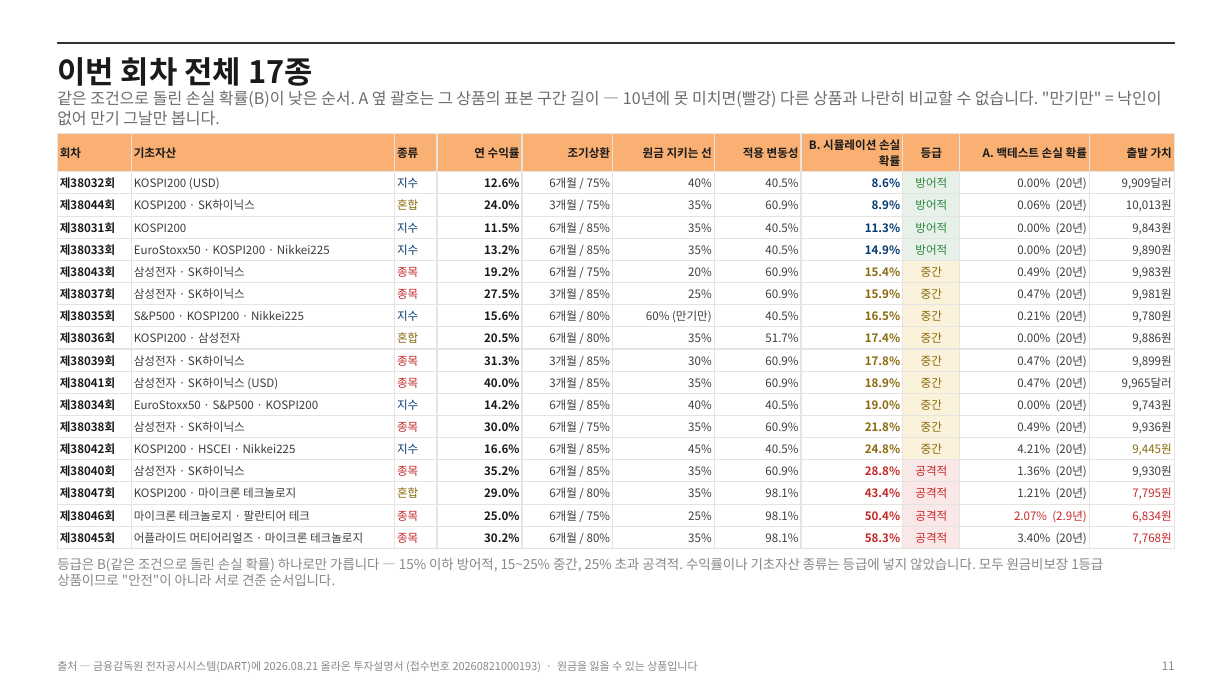
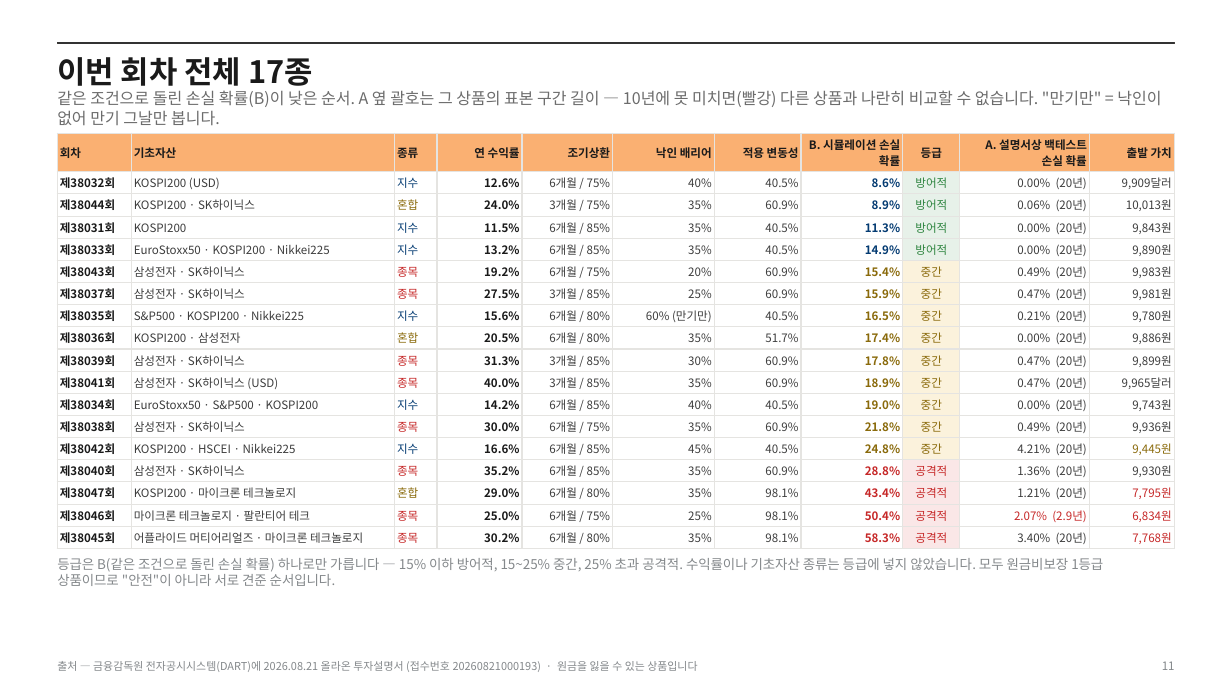
Before and after one commit to hanaroline/work_1, a slide deck: slide 11 of els-proposal.pptx. Drawn at 1232x693 pixels with LibreOffice and Linux fonts; fonts in the diff are those of the drawing. Boxes give left, top, right and bottom in pixels: in the first picture for what was removed or moved away, otherwise in the second. Text is boxed around its words. In the diff, an @@ line names an element or a change of style, - is before the commit and + after.

```diff
--- a/els-proposal.pptx
+++ b/els-proposal.pptx
@@ table at (x1=57, y1=133, x2=1175, y2=548) @@
-row 1, column 6: 원금 지키는 선
+row 1, column 6: 낙인 배리어
-row 1, column 10: A. 백테스트 손실 확률
+row 1, column 10: A. 설명서상 백테스트 손실 확률
```
Also in this commit, not shown: 1 other slide changed, 4 other files.
